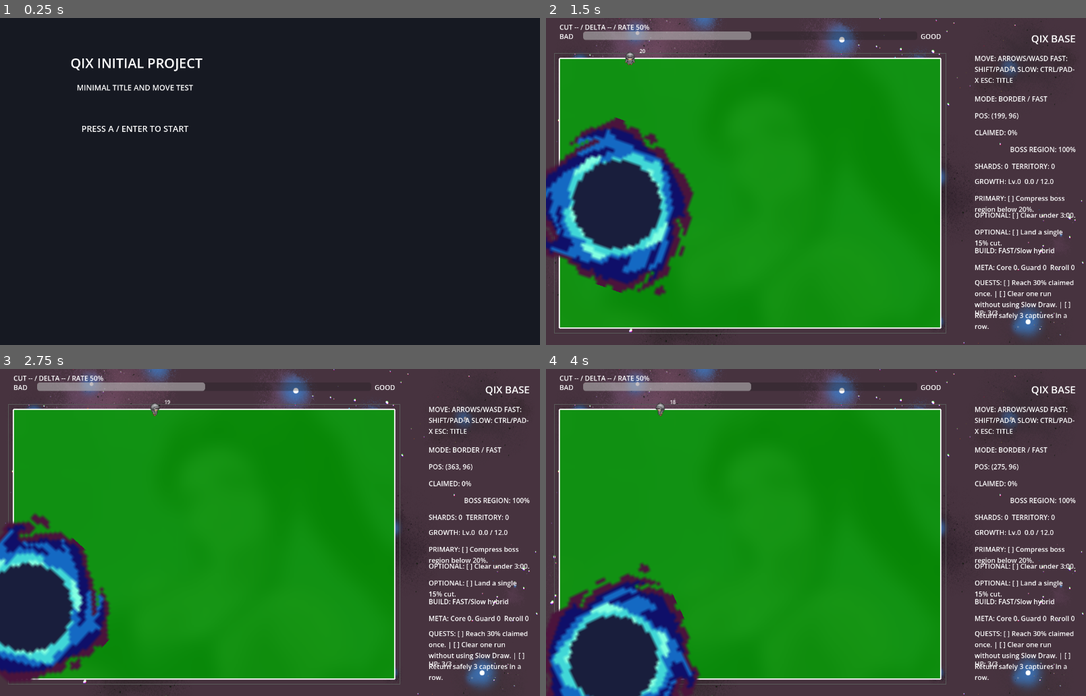
Above: before the commit, frames 1-4 (two rows, left to right).
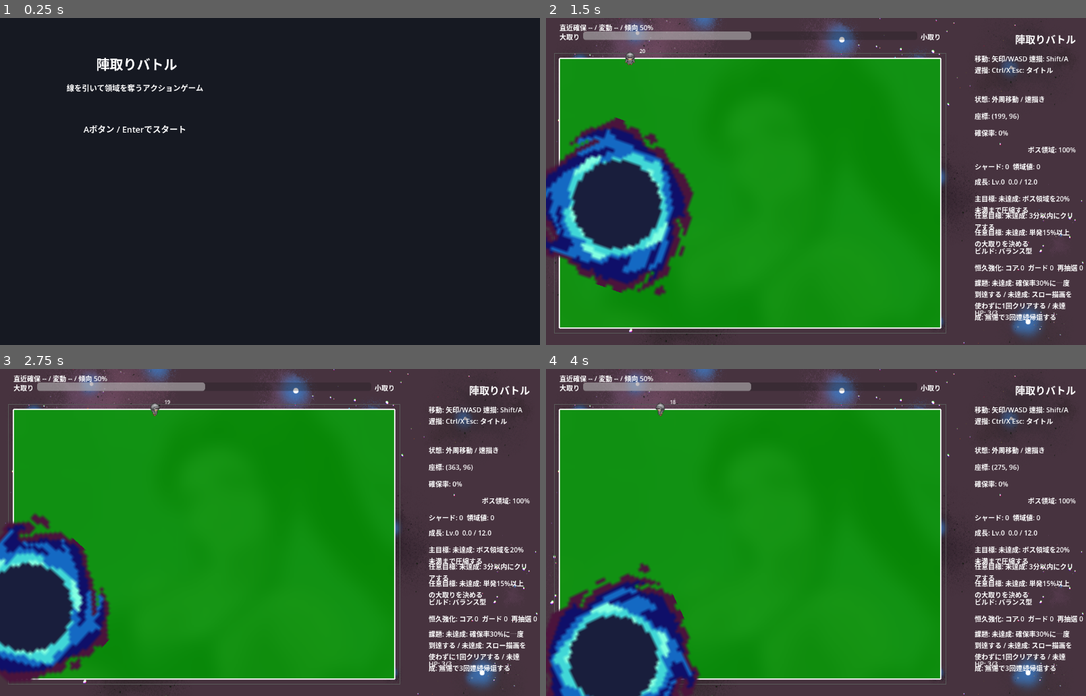
Above: after the commit, the same moments.

Repository: goenc/qix-project
Game: Godot game, scene res://scenes/title_main.tscn
The game is run twice, just before and just after one commit, with the same random seed, the same clock (stepped at 60 frames per second) and the same inputs.
Inputs (mouse positions are in pixels of both pictures, inside the frame that each line leads up to):
- Up to frame 1 (0.25 s): no input
- Up to frame 2 (1.5 s): tap A at 0.5 s; move the mouse to (934, 165) at 0.52 s; hold Right (move_right) 0.53-1.28 s; tap Shift (qix_draw) at 0.6 s; click (934, 165) at 0.67 s; tap Space at 0.77 s; tap Enter (qix_start) at 1.25, 1.35 s; move the mouse to (708, 197) at 1.27 s; hold Down (move_down) from 1.28 s (still down)
- Up to frame 3 (2.75 s): tap Space at 1.52 s; move the mouse to (324, 460) at 2.02 s; release Down (move_down) at 2.03 s; hold Right (move_right) from 2.03 s (still down); tap Enter (qix_start) at 2.1 s
- Up to frame 4 (4 s): move the mouse to (789, 597) at 2.77 s; release Right (move_right) at 2.78 s; hold Up (move_up) 2.78-3.53 s; tap 1 at 2.85 s; click (789, 597) at 2.92 s; tap Space at 3.02, 3.77 s; move the mouse to (978, 581) at 3.52 s; hold Left (move_left) from 3.53 s (still down); tap 2 at 3.6 s

The runs differ from the first frame. In frame 1, 1.1% of the frame differs, in the area x 12-38%, y 12-36%; in frame 2, 4.3%; in frame 3, 4.3%, in the area x 2-100%, y 1-96%; in frame 4, 4.3%.

Commit message:
ゲーム内表示を日本語表記へ統一
・アップグレード名と説明文を日本語へ変更
・ゲーム内HUDと強化画面と評価表示を日本語へ変更
・タイトル画面とステージ選択画面の表記を日本語へ変更
・godot と godot_console で通常起動と base_main 直接起動の確認を実施

Diff:
--- a/scenes/base_main.tscn
+++ b/scenes/base_main.tscn
@@ -47,13 +47,13 @@
 [node name="CutRatingSummaryLabel" type="Label" parent="Ui/Root/CutRatingArea"]
 offset_right = 904.0
 offset_bottom = 18.0
-text = "CUT -- / DELTA -- / RATE 50%"
+text = "直近確保 -- / 変動 -- / 傾向 50%"
 
 [node name="CutRatingBadLabel" type="Label" parent="Ui/Root/CutRatingArea"]
 offset_top = 22.0
 offset_right = 48.0
 offset_bottom = 42.0
-text = "BAD"
+text = "大取り"
 
 [node name="CutRatingBar" type="ProgressBar" parent="Ui/Root/CutRatingArea"]
 offset_left = 56.0
@@ -71,7 +71,7 @@
 offset_right = 904.0
 offset_bottom = 42.0
 horizontal_alignment = 2
-text = "GOOD"
+text = "小取り"
 
 [node name="TitleLabel" type="Label" parent="Ui/Root"]
 anchor_left = 1.0
@@ -82,7 +82,7 @@
 offset_bottom = 64.0
 theme_override_font_sizes/font_size = 24
 horizontal_alignment = 2
-text = "QIX BASE"
+text = "陣取りバトル"
 
 [node name="HelpLabel" type="Label" parent="Ui/Root"]
 anchor_left = 1.0
@@ -92,7 +92,7 @@
 offset_right = -24.0
 offset_bottom = 144.0
 autowrap_mode = 3
-text = "MOVE: ARROWS/WASD DRAW: SHIFT/PAD-A ESC: TITLE"
+text = "移動: 矢印/WASD 速描: Shift/A 遅描: Ctrl/X Esc: タイトル"
 
 [node name="StateLabel" type="Label" parent="Ui/Root"]
 anchor_left = 1.0
@@ -101,7 +101,7 @@
 offset_top = 180.0
 offset_right = -24.0
 offset_bottom = 208.0
-text = "MODE: BORDER"
+text = "状態: 外周移動"
 
 [node name="PositionLabel" type="Label" parent="Ui/Root"]
 anchor_left = 1.0
@@ -110,7 +110,7 @@
 offset_top = 220.0
 offset_right = -24.0
 offset_bottom = 248.0
-text = "POS: (0, 0)"
+text = "座標: (0, 0)"
 
 [node name="ClaimedLabel" type="Label" parent="Ui/Root"]
 anchor_left = 1.0
@@ -119,7 +119,7 @@
 offset_top = 260.0
 offset_right = -24.0
 offset_bottom = 288.0
-text = "CLAIMED: 0%"
+text = "確保率: 0%"
 
 [node name="BossRegionLabel" type="Label" parent="Ui/Root"]
 anchor_left = 1.0
@@ -129,7 +129,7 @@
 offset_right = -24.0
 offset_bottom = 328.0
 horizontal_alignment = 2
-text = "BOSS REGION: 0%"
+text = "ボス領域: 0%"
 
 [node name="ShardsLabel" type="Label" parent="Ui/Root"]
 anchor_left = 1.0
@@ -138,7 +138,7 @@
 offset_top = 340.0
 offset_right = -24.0
 offset_bottom = 368.0
-text = "SHARDS: 0  TERRITORY: 0"
+text = "シャード: 0  領域値: 0"
 
 [node name="GrowthLabel" type="Label" parent="Ui/Root"]
 anchor_left = 1.0
@@ -147,7 +147,7 @@
 offset_top = 376.0
 offset_right = -24.0
 offset_bottom = 404.0
-text = "GROWTH: Lv.0  0.0 / 12.0"
+text = "成長: Lv.0  0.0 / 12.0"
 
 [node name="ObjectivePrimaryLabel" type="Label" parent="Ui/Root"]
 anchor_left = 1.0
@@ -157,7 +157,7 @@
 offset_right = -24.0
 offset_bottom = 452.0
 autowrap_mode = 3
-text = "PRIMARY: [ ] Compress boss region below 20%."
+text = "主目標: 未達成: ボス領域を20%未満まで圧縮する"
 
 [node name="ObjectiveOptional1Label" type="Label" parent="Ui/Root"]
 anchor_left = 1.0
@@ -167,7 +167,7 @@
 offset_right = -24.0
 offset_bottom = 492.0
 autowrap_mode = 3
-text = "OPTIONAL: [ ] Clear under 3:00."
+text = "任意目標: 未達成: 3分以内にクリアする"
 
 [node name="ObjectiveOptional2Label" type="Label" parent="Ui/Root"]
 anchor_left = 1.0
@@ -177,7 +177,7 @@
 offset_right = -24.0
 offset_bottom = 532.0
 autowrap_mode = 3
-text = "OPTIONAL: [ ] Land a single 15% cut."
+text = "任意目標: 未達成: 単発15%以上の大取りを決める"
 
 [node name="BuildLabel" type="Label" parent="Ui/Root"]
 anchor_left = 1.0
@@ -187,7 +187,7 @@
 offset_right = -24.0
 offset_bottom = 576.0
 autowrap_mode = 3
-text = "BUILD: FAST/Slow hybrid"
+text = "ビルド: バランス型"
 
 [node name="MetaLabel" type="Label" parent="Ui/Root"]
 anchor_left = 1.0
@@ -196,7 +196,7 @@
 offset_top = 580.0
 offset_right = -24.0
 offset_bottom = 608.0
-text = "META: Core 0  Guard 0  Reroll 0"
+text = "恒久強化: コア 0  ガード 0  再抽選 0"
 
 [node name="QuestLabel" type="Label" parent="Ui/Root"]
 anchor_left = 1.0
@@ -206,7 +206,7 @@
 offset_right = -24.0
 offset_bottom = 680.0
 autowrap_mode = 3
-text = "QUESTS:"
+text = "課題:"
 
 [node name="HpLabel" type="Label" parent="Ui/Root"]
 anchor_left = 1.0
@@ -248,7 +248,7 @@
 offset_bottom = 60.0
 theme_override_font_sizes/font_size = 28
 horizontal_alignment = 1
-text = "UPGRADE DRAFT"
+text = "強化選択"
 
 [node name="UpgradeHintLabel" type="Label" parent="Ui/Root/UpgradeOverlay"]
 offset_left = 48.0
@@ -256,7 +256,7 @@
 offset_right = 752.0
 offset_bottom = 108.0
 horizontal_alignment = 1
-text = "Pick one to keep the run moving."
+text = "1つ選ぶとプレイに戻ります。"
 
 [node name="UpgradeChoice1Label" type="Label" parent="Ui/Root/UpgradeOverlay"]
 offset_left = 56.0
@@ -265,7 +265,7 @@
 offset_bottom = 228.0
 autowrap_mode = 3
 theme_override_font_sizes/font_size = 22
-text = "1. FAST ROUTE"
+text = "1. 速攻ルート"
 
 [node name="UpgradeChoice2Label" type="Label" parent="Ui/Root/UpgradeOverlay"]
 offset_left = 56.0
@@ -274,7 +274,7 @@
 offset_bottom = 332.0
 autowrap_mode = 3
 theme_override_font_sizes/font_size = 22
-text = "2. SLOW PRESSURE"
+text = "2. 重圧ライン"
 
 [node name="UpgradeChoice3Label" type="Label" parent="Ui/Root/UpgradeOverlay"]
 offset_left = 56.0
@@ -283,7 +283,7 @@
 offset_bottom = 436.0
 autowrap_mode = 3
 theme_override_font_sizes/font_size = 22
-text = "3. LINE GUARD"
+text = "3. ラインガード"
 
 [node name="UpgradeMetaLabel" type="Label" parent="Ui/Root/UpgradeOverlay"]
 offset_left = 56.0
@@ -291,4 +291,4 @@
 offset_right = 744.0
 offset_bottom = 500.0
 horizontal_alignment = 1
-text = "REROLL: 0  GUARD: 0"
+text = "再抽選: 0  ガード: 0"
--- a/scenes/ui/stage_select.tscn
+++ b/scenes/ui/stage_select.tscn
@@ -34,7 +34,7 @@
 offset_bottom = 118.0
 theme_override_font_sizes/font_size = 34
 horizontal_alignment = 1
-text = "STAGE SELECT"
+text = "ステージ選択"
 
 [node name="SubLabel" type="Label" parent="Root"]
 offset_left = 0.0
@@ -43,7 +43,7 @@
 offset_bottom = 156.0
 theme_override_font_sizes/font_size = 18
 horizontal_alignment = 1
-text = "MOVE TO A STAGE AND PRESS ACCEPT"
+text = "遊びたいステージを選んで決定してください"
 
 [node name="FooterLabel" type="Label" parent="Root"]
 offset_left = 0.0
@@ -52,7 +52,7 @@
 offset_bottom = 692.0
 theme_override_font_sizes/font_size = 18
 horizontal_alignment = 1
-text = "MOVE: ARROWS / WASD  ACCEPT: START STAGE 1  ESC: TITLE"
+text = "移動: 矢印 / WASD  決定: ステージ開始  Esc: タイトル"
 
 [node name="StageCard1" type="ColorRect" parent="Root"]
 offset_left = 160.0
@@ -68,7 +68,7 @@
 offset_right = 250.0
 offset_bottom = 48.0
 theme_override_font_sizes/font_size = 28
-text = "STAGE 1"
+text = "ステージ 1"
 
 [node name="StatusLabel" type="Label" parent="Root/StageCard1"]
 offset_left = 300.0
@@ -77,7 +77,7 @@
 offset_bottom = 44.0
 theme_override_font_sizes/font_size = 18
 horizontal_alignment = 2
-text = "READY"
+text = "挑戦可能"
 
 [node name="DetailLabel" type="Label" parent="Root/StageCard1"]
 offset_left = 24.0
@@ -86,7 +86,7 @@
 offset_bottom = 106.0
 theme_override_font_sizes/font_size = 17
 autowrap_mode = 3
-text = "PLAYABLE / BASE MAIN"
+text = "プレイ可能 / 基本モード"
 
 [node name="StageCard2" type="ColorRect" parent="Root"]
 offset_left = 670.0
@@ -102,7 +102,7 @@
 offset_right = 250.0
 offset_bottom = 48.0
 theme_override_font_sizes/font_size = 28
-text = "STAGE 2"
+text = "ステージ 2"
 
 [node name="StatusLabel" type="Label" parent="Root/StageCard2"]
 offset_left = 300.0
@@ -120,7 +120,7 @@
 offset_bottom = 106.0
 theme_override_font_sizes/font_size = 17
 autowrap_mode = 3
-text = "UNIMPLEMENTED MOCK"
+text = "未実装のモックです"
 
 [node name="StageCard3" type="ColorRect" parent="Root"]
 offset_left = 160.0
@@ -136,7 +136,7 @@
 offset_right = 250.0
 offset_bottom = 48.0
 theme_override_font_sizes/font_size = 28
-text = "STAGE 3"
+text = "ステージ 3"
 
 [node name="StatusLabel" type="Label" parent="Root/StageCard3"]
 offset_left = 300.0
@@ -154,7 +154,7 @@
 offset_bottom = 106.0
 theme_override_font_sizes/font_size = 17
 autowrap_mode = 3
-text = "UNIMPLEMENTED MOCK"
+text = "未実装のモックです"
 
 [node name="StageCard4" type="ColorRect" parent="Root"]
 offset_left = 670.0
@@ -170,7 +170,7 @@
 offset_right = 250.0
 offset_bottom = 48.0
 theme_override_font_sizes/font_size = 28
-text = "STAGE 4"
+text = "ステージ 4"
 
 [node name="StatusLabel" type="Label" parent="Root/StageCard4"]
 offset_left = 300.0
@@ -188,4 +188,4 @@
 offset_bottom = 106.0
 theme_override_font_sizes/font_size = 17
 autowrap_mode = 3
-text = "UNIMPLEMENTED MOCK"
+text = "未実装のモックです"
--- a/scenes/ui/title.tscn
+++ b/scenes/ui/title.tscn
@@ -32,7 +32,7 @@
 offset_right = 532.0
 offset_bottom = 132.0
 theme_override_font_sizes/font_size = 32
-text = "QIX INITIAL PROJECT"
+text = "陣取りバトル"
 horizontal_alignment = 1
 
 [node name="SubLabel" type="Label" parent="Root"]
@@ -41,7 +41,7 @@
 offset_right = 512.0
 offset_bottom = 196.0
 theme_override_font_sizes/font_size = 18
-text = "MINIMAL TITLE AND MOVE TEST"
+text = "線を引いて領域を奪うアクションゲーム"
 horizontal_alignment = 1
 
 [node name="Prompt" type="Label" parent="Root"]
@@ -50,5 +50,5 @@
 offset_right = 488.0
 offset_bottom = 286.0
 theme_override_font_sizes/font_size = 20
-text = "PRESS ACCEPT TO START"
+text = "Aボタン / Enterでスタート"
 horizontal_alignment = 1
--- a/scripts/game/services/base_main_cut_rating_service.gd
+++ b/scripts/game/services/base_main_cut_rating_service.gd
@@ -5,8 +5,8 @@
 const MIN_VALUE := 0
 const MAX_VALUE := 100
 const BAR_BAND_HEIGHT := 56.0
-const BAD_LABEL := "BAD"
-const GOOD_LABEL := "GOOD"
+const BAD_LABEL := "大取り"
+const GOOD_LABEL := "小取り"
 const CUT_DELTA_RULES := [
 	{"min_percent": 0.0, "max_percent": 5.0, "delta": 2},
 	{"min_percent": 5.0, "max_percent": 10.0, "delta": 1},
--- a/scripts/game/services/base_main_hud_service.gd
+++ b/scripts/game/services/base_main_hud_service.gd
@@ -21,47 +21,47 @@
 	update_hp_label()
 
 	if _main.game_over:
-		_main.state_label.text = "MODE: GAME OVER"
-		_main.result_label.text = "GAME OVER"
-		_main.help_label.text = "ESC: TITLE"
+		_main.state_label.text = "状態: ゲームオーバー"
+		_main.result_label.text = "ゲームオーバー"
+		_main.help_label.text = "Esc: タイトルへ戻る"
 		if is_instance_valid(_main.base_player):
 			sync_position(_main.base_player.position)
 		else:
-			_main.position_label.text = "POS: (-, -)"
+			_main.position_label.text = "座標: (-, -)"
 		return
 
 	if _main.game_clear:
-		_main.state_label.text = "MODE: GAME CLEAR"
-		_main.result_label.text = "GAME CLEAR"
-		_main.help_label.text = "ESC: TITLE"
+		_main.state_label.text = "状態: クリア"
+		_main.result_label.text = "ゲームクリア"
+		_main.help_label.text = "Esc: タイトルへ戻る"
 		if is_instance_valid(_main.base_player):
 			sync_position(_main.base_player.position)
 		else:
-			_main.position_label.text = "POS: (-, -)"
+			_main.position_label.text = "座標: (-, -)"
 		return
 
 	if _main.is_upgrade_draft_active():
-		_main.state_label.text = "MODE: UPGRADE"
-		_main.result_label.text = "SELECT AN UPGRADE"
-		_main.help_label.text = "MOVE: ARROWS/WASD FAST: SHIFT/PAD-A SLOW: CTRL/PAD-X 1-3: PICK R: REROLL ESC: TITLE"
+		_main.state_label.text = "状態: 強化選択"
+		_main.result_label.text = "強化を1つ選択"
+		_main.help_label.text = "移動: 矢印/WASD 速描: Shift/A 遅描: Ctrl/X 1-3: 決定 R: 再抽選 Esc: タイトル"
 		if is_instance_valid(_main.base_player):
 			sync_position(_main.base_player.position)
 		else:
-			_main.position_label.text = "POS: (-, -)"
+			_main.position_label.text = "座標: (-, -)"
 		return
 
 	if _main.get_tree().paused:
-		_main.state_label.text = "MODE: PAUSED"
-		_main.position_label.text = "POS: (-, -)"
+		_main.state_label.text = "状態: 一時停止"
+		_main.position_label.text = "座標: (-, -)"
 		_main.result_label.text = ""
-		_main.help_label.text = "MOVE: ARROWS/WASD FAST: SHIFT/PAD-A SLOW: CTRL/PAD-X ESC: TITLE"
+		_main.help_label.text = "移動: 矢印/WASD 速描: Shift/A 遅描: Ctrl/X Esc: タイトル"
 		return
 
 	if !is_instance_valid(_main.base_player):
-		_main.state_label.text = "MODE: BORDER"
-		_main.position_label.text = "POS: (-, -)"
+		_main.state_label.text = "状態: 外周"
+		_main.position_label.text = "座標: (-, -)"
 		_main.result_label.text = ""
-		_main.help_label.text = "MOVE: ARROWS/WASD FAST: SHIFT/PAD-A SLOW: CTRL/PAD-X ESC: TITLE"
+		_main.help_label.text = "移動: 矢印/WASD 速描: Shift/A 遅描: Ctrl/X Esc: タイトル"
 		return
 
 	var status: Dictionary = _main.base_player.get_debug_status()
@@ -73,11 +73,11 @@
 	if _main == null:
 		return
 	if _main.show_area_percent_labels:
-		_main.claimed_label.text = "CLAIMED: %d%%" % int(round(_main.claimed_ratio_cached * 100.0))
-		_main.boss_region_label.text = "BOSS REGION: %d%%" % int(round(_main.boss_region_ratio_cached * 100.0))
-		return
-	_main.claimed_label.text = "CLAIMED: OFF"
-	_main.boss_region_label.text = "BOSS REGION: OFF"
+		_main.claimed_label.text = "確保率: %d%%" % int(round(_main.claimed_ratio_cached * 100.0))
+		_main.boss_region_label.text = "ボス領域: %d%%" % int(round(_main.boss_region_ratio_cached * 100.0))
+		return
+	_main.claimed_label.text = "確保率: 非表示"
+	_main.boss_region_label.text = "ボス領域: 非表示"
 
 
 func sync_cut_rating_bar() -> void:
@@ -127,17 +127,17 @@
 		sync()
 		return
 
-	var mode_text := str(status.get("mode_text", "BORDER"))
-	var draw_mode := str(status.get("draw_mode", "FAST"))
-	_main.state_label.text = "MODE: %s / %s" % [mode_text, draw_mode]
+	var mode_text := _localize_mode_text(str(status.get("mode_text", "BORDER")))
+	var draw_mode := _localize_draw_mode_text(str(status.get("draw_mode", "FAST")))
+	_main.state_label.text = "状態: %s / %s" % [mode_text, draw_mode]
 	_main.result_label.text = ""
-	_main.help_label.text = "MOVE: ARROWS/WASD FAST: SHIFT/PAD-A SLOW: CTRL/PAD-X ESC: TITLE"
+	_main.help_label.text = "移動: 矢印/WASD 速描: Shift/A 遅描: Ctrl/X Esc: タイトル"
 
 
 func sync_position(current_position: Vector2) -> void:
 	if _main == null:
 		return
-	_main.position_label.text = "POS: (%d, %d)" % [
+	_main.position_label.text = "座標: (%d, %d)" % [
 		int(round(current_position.x)),
 		int(round(current_position.y))
 	]
@@ -147,21 +147,21 @@
 	if _main == null:
 		return
 	var snapshot: Dictionary = _main.get_run_progress_hud_snapshot()
-	_main.shards_label.text = "SHARDS: %d  TERRITORY: %d" % [
+	_main.shards_label.text = "シャード: %d  領域値: %d" % [
 		int(snapshot.get("shards", 0)),
 		int(snapshot.get("territory", 0))
 	]
-	_main.growth_label.text = "GROWTH: Lv.%d  %.1f / %.1f" % [
+	_main.growth_label.text = "成長: Lv.%d  %.1f / %.1f" % [
 		int(snapshot.get("run_level", 0)),
 		float(snapshot.get("growth_progress", 0.0)),
 		float(snapshot.get("next_growth_threshold", 0.0))
 	]
-	_main.objective_primary_label.text = "PRIMARY: %s" % str(snapshot.get("primary_objective", "[ ] Compress boss region below 20%."))
-	_main.objective_optional_1_label.text = "OPTIONAL: %s" % str(snapshot.get("optional_objective_1", "[ ] Clear under 3:00."))
-	_main.objective_optional_2_label.text = "OPTIONAL: %s" % str(snapshot.get("optional_objective_2", "[ ] Land a single 15% cut."))
-	_main.build_label.text = str(snapshot.get("build_summary", "BUILD: FAST/Slow hybrid"))
-	_main.meta_label.text = "%s" % str(snapshot.get("meta_summary", "META: Core 0  Guard 0  Reroll 0"))
-	_main.quest_label.text = "QUESTS: %s" % str(snapshot.get("quest_summary", ""))
+	_main.objective_primary_label.text = "主目標: %s" % str(snapshot.get("primary_objective", "未達成: ボス領域を20%未満まで圧縮する"))
+	_main.objective_optional_1_label.text = "任意目標: %s" % str(snapshot.get("optional_objective_1", "未達成: 3分以内にクリアする"))
+	_main.objective_optional_2_label.text = "任意目標: %s" % str(snapshot.get("optional_objective_2", "未達成: 単発15%以上の大取りを決める"))
+	_main.build_label.text = str(snapshot.get("build_summary", "ビルド: バランス型"))
+	_main.meta_label.text = "%s" % str(snapshot.get("meta_summary", "恒久強化: コア 0  ガード 0  再抽選 0"))
+	_main.quest_label.text = "課題: %s" % str(snapshot.get("quest_summary", ""))
 
 
 func sync_upgrade_overlay() -> void:
@@ -185,15 +185,15 @@
 			var choice: Dictionary = choices[index]
 			label.text = "%d. %s\n%s" % [
 				index + 1,
-				str(choice.get("title", "UPGRADE")),
+				str(choice.get("title", "強化")),
 				str(choice.get("description", ""))
 			]
 		else:
 			label.text = "%d. --" % [index + 1]
-	_main.upgrade_title_label.text = "UPGRADE DRAFT"
-	_main.upgrade_hint_label.text = "Pick one to keep the run moving."
+	_main.upgrade_title_label.text = "強化選択"
+	_main.upgrade_hint_label.text = "1つ選ぶとプレイに戻ります。"
 	var snapshot: Dictionary = _main.get_run_progress_hud_snapshot()
-	_main.upgrade_meta_label.text = "REROLL: %d  GUARD: %d" % [
+	_main.upgrade_meta_label.text = "再抽選: %d  ガード: %d" % [
 		int(snapshot.get("reroll_charges", 0)),
 		int(snapshot.get("guard_charges", 0))
 	]
@@ -202,13 +202,27 @@
 func _build_cut_rating_summary_text() -> String:
 	var rate_text := "%d%%" % _main.current_cut_rating_value
 	if !_main.has_cut_rating_update:
-		return "CUT -- / DELTA -- / RATE %s" % rate_text
-
-	return "CUT %.1f%% / DELTA %s / RATE %s" % [
+		return "直近確保 -- / 変動 -- / 傾向 %s" % rate_text
+
+	return "直近確保 %.1f%% / 変動 %s / 傾向 %s" % [
 		_main.last_single_capture_percent,
 		_format_cut_rating_delta(_main.last_cut_rating_delta),
 		rate_text
 	]
+
+
+func _localize_mode_text(mode_text: String) -> String:
+	match mode_text:
+		"DRAWING":
+			return "描画中"
+		"REWINDING":
+			return "巻き戻し"
+		_:
+			return "外周移動"
+
+
+func _localize_draw_mode_text(draw_mode: String) -> String:
+	return "遅描き" if draw_mode == "SLOW" else "速描き"
 
 
 func _format_cut_rating_delta(delta: int) -> String:
--- a/scripts/game/services/run_progress_service.gd
+++ b/scripts/game/services/run_progress_service.gd
@@ -2,12 +2,12 @@
 class_name RunProgressService
 
 const SAVE_PATH := "user://run_progress.cfg"
-const DEFAULT_PRIMARY_OBJECTIVE := "Compress boss region below 20%."
-const DEFAULT_OPTIONAL_OBJECTIVE_TIME := "Clear under 3:00."
-const DEFAULT_OPTIONAL_OBJECTIVE_BIG_CUT := "Land a single 15% cut."
-const DEFAULT_QUEST_THIRTY := "Reach 30% claimed once."
-const DEFAULT_QUEST_FAST_ONLY := "Clear one run without using Slow Draw."
-const DEFAULT_QUEST_STREAK := "Return safely 3 captures in a row."
+const DEFAULT_PRIMARY_OBJECTIVE := "ボス領域を20%未満まで圧縮する"
+const DEFAULT_OPTIONAL_OBJECTIVE_TIME := "3分以内にクリアする"
+const DEFAULT_OPTIONAL_OBJECTIVE_BIG_CUT := "単発15%以上の大取りを決める"
+const DEFAULT_QUEST_THIRTY := "確保率30%に一度到達する"
+const DEFAULT_QUEST_FAST_ONLY := "スロー描画を使わずに1回クリアする"
+const DEFAULT_QUEST_STREAK := "無傷で3回連続帰還する"
 const GROWTH_THRESHOLDS := [12.0, 28.0, 48.0, 72.0, 100.0, 132.0, 168.0]
 
 var _main
@@ -341,9 +341,10 @@
 
 
 func _update_build_summary(upgrade_id: String, rank: int) -> void:
-	var summary_line := "%s Lv.%d" % [upgrade_id.replace("_", " ").to_upper(), rank]
+	var upgrade_name := _get_upgrade_display_name(upgrade_id)
+	var summary_line := "%s Lv.%d" % [upgrade_name, rank]
 	for index in range(current_build_summary.size()):
-		if current_build_summary[index].begins_with(upgrade_id.replace("_", " ").to_upper()):
+		if current_build_summary[index].begins_with(upgrade_name):
 			current_build_summary[index] = summary_line
 			return
 	current_build_summary.append(summary_line)
@@ -353,23 +354,23 @@
 
 func _build_summary_text() -> String:
 	if current_build_summary.is_empty():
-		return "BUILD: FAST/Slow hybrid"
-	return "BUILD: %s" % _join_summary_lines(current_build_summary)
+		return "ビルド: バランス型"
+	return "ビルド: %s" % _join_summary_lines(current_build_summary)
 
 
 func _build_meta_summary_text() -> String:
-	return "META: Core %d  Guard %d  Reroll %d" % [core_data_total, guard_charges, reroll_charges]
+	return "恒久強化: コア %d  ガード %d  再抽選 %d" % [core_data_total, guard_charges, reroll_charges]
 
 
 func _build_quest_summary_text() -> String:
 	var streak_text := _format_objective_text(quest_streak_completed, DEFAULT_QUEST_STREAK)
 	var fast_only_text := _format_objective_text(quest_fast_only_completed, DEFAULT_QUEST_FAST_ONLY)
 	var claim_text := _format_objective_text(quest_claimed_thirty_completed, DEFAULT_QUEST_THIRTY)
-	return "%s | %s | %s" % [claim_text, fast_only_text, streak_text]
+	return "%s / %s / %s" % [claim_text, fast_only_text, streak_text]
 
 
 func _format_objective_text(completed: bool, label: String) -> String:
-	return "[OK] %s" % label if completed else "[ ] %s" % label
+	return "達成: %s" % label if completed else "未達成: %s" % label
 
 
 func _award_core_data(amount: int) -> void:
@@ -412,6 +413,30 @@
 	var result := ""
 	for index in range(lines.size()):
 		if index > 0:
-			result += ", "
+			result += " / "
 		result += lines[index]
 	return result
+
+
+func _get_upgrade_display_name(upgrade_id: String) -> String:
+	match upgrade_id:
+		"fast_speed":
+			return "速攻ルート"
+		"slow_power":
+			return "重圧ライン"
+		"guard_charge":
+			return "ラインガード"
+		"growth_discount":
+			return "集中維持"
+		"top_outline_boost":
+			return "上辺猶予"
+		"small_chain_bonus":
+			return "連続小取り"
+		"large_cut_bonus":
+			return "大取り報酬"
+		"reroll_charge":
+			return "再抽選"
+		"streak_bonus":
+			return "無傷テンポ"
+		_:
+			return "強化"
--- a/scripts/game/services/upgrade_draft_service.gd
+++ b/scripts/game/services/upgrade_draft_service.gd
@@ -4,56 +4,56 @@
 const UPGRADE_POOL := [
 	{
 		"id": "fast_speed",
-		"title": "FAST ROUTE",
-		"description": "Fast Draw speed +12% and shard gain +10%.",
+		"title": "速攻ルート",
+		"description": "ファスト描画速度が12%上がり、シャード獲得量が10%増えます。",
 		"max_rank": 3
 	},
 	{
 		"id": "slow_power",
-		"title": "SLOW PRESSURE",
-		"description": "Slow Draw speed +8% and boss squeeze reward +20%.",
+		"title": "重圧ライン",
+		"description": "スロー描画速度が8%上がり、ボス圧縮報酬が20%増えます。",
 		"max_rank": 3
 	},
 	{
 		"id": "guard_charge",
-		"title": "LINE GUARD",
-		"description": "Gain 1 guard charge that blocks one boss hit.",
+		"title": "ラインガード",
+		"description": "ボスの接触を1回だけ防ぐガードを1つ得ます。",
 		"max_rank": 3
 	},
 	{
 		"id": "growth_discount",
-		"title": "FLOW STATE",
-		"description": "Next growth thresholds become 10% cheaper.",
+		"title": "集中維持",
+		"description": "次回以降の成長に必要な量が10%軽くなります。",
 		"max_rank": 2
 	},
 	{
 		"id": "top_outline_boost",
-		"title": "TOP WINDOW",
-		"description": "Top border grace +4 seconds.",
+		"title": "上辺猶予",
+		"description": "上辺の安全時間が4秒伸びます。",
 		"max_rank": 3
 	},
 	{
 		"id": "small_chain_bonus",
-		"title": "CHAIN CUTS",
-		"description": "Small safe captures gain more shards and growth.",
+		"title": "連続小取り",
+		"description": "小さく安全な確保で得られるシャードと成長量が増えます。",
 		"max_rank": 3
 	},
 	{
 		"id": "large_cut_bonus",
-		"title": "BIG CLAIM",
-		"description": "Large captures gain more shards and territory.",
+		"title": "大取り報酬",
+		"description": "大きな確保で得られるシャードと領域値が増えます。",
 		"max_rank": 3
 	},
 	{
 		"id": "reroll_charge",
-		"title": "SIGNAL RESET",
-		"description": "Gain 1 reroll for future upgrade drafts.",
+		"title": "再抽選",
+		"description": "次回以降の強化選択で使える再抽選回数を1つ得ます。",
 		"max_rank": 2
 	},
 	{
 		"id": "streak_bonus",
-		"title": "NO HIT RHYTHM",
-		"description": "No-damage capture streaks give more growth and shards.",
+		"title": "無傷テンポ",
+		"description": "無傷での連続確保時に成長量とシャード獲得量が増えます。",
 		"max_rank": 3
 	}
 ]
--- a/scripts/ui/stage_select.gd
+++ b/scripts/ui/stage_select.gd
@@ -63,7 +63,7 @@
 	var stage_label: Label = card.get("title") as Label
 	var status_label: Label = card.get("status") as Label
 	var detail_label: Label = card.get("detail") as Label
-	var stage_title := str(entry.get("title", "STAGE"))
+	var stage_title := str(entry.get("title", "ステージ"))
 	var available := bool(entry.get("available", false))
 	var detail_text := str(entry.get("detail_text", ""))
 
@@ -73,11 +73,11 @@
 	if available:
 		if selected:
 			card_root.color = Color(0.20, 0.34, 0.20, 0.96)
-			status_label.text = "SELECTED"
+			status_label.text = "選択中"
 			status_label.add_theme_color_override("font_color", Color(0.95, 1.0, 0.75))
 		else:
 			card_root.color = Color(0.12, 0.22, 0.14, 0.90)
-			status_label.text = "READY"
+			status_label.text = "挑戦可能"
 			status_label.add_theme_color_override("font_color", Color(0.78, 0.98, 0.78))
 	else:
 		if selected:
--- a/scripts/ui/stage_select_main.gd
+++ b/scripts/ui/stage_select_main.gd
@@ -6,28 +6,28 @@
 const STAGE_ENTRIES: Array[Dictionary] = [
 	{
 		"stage_id": 1,
-		"title": "STAGE 1",
+		"title": "ステージ 1",
 		"available": true,
 		"scene_path": "res://scenes/base_main.tscn",
-		"detail_text": "PLAYABLE / BASE MAIN"
+		"detail_text": "プレイ可能 / 基本モード"
 	},
 	{
 		"stage_id": 2,
-		"title": "STAGE 2",
+		"title": "ステージ 2",
 		"available": false,
 		"scene_path": "",
 		"detail_text": "未実装のモックです"
 	},
 	{
 		"stage_id": 3,
-		"title": "STAGE 3",
+		"title": "ステージ 3",
 		"available": false,
 		"scene_path": "",
 		"detail_text": "未実装のモックです"
 	},
 	{
 		"stage_id": 4,
-		"title": "STAGE 4",
+		"title": "ステージ 4",
 		"available": false,
 		"scene_path": "",
 		"detail_text": "未実装のモックです"
--- a/scripts/ui/title.gd
+++ b/scripts/ui/title.gd
@@ -17,4 +17,4 @@
 	visible = active
 	root.visible = active
 	if active:
-		prompt.text = "PRESS A / ENTER TO START"
+		prompt.text = "Aボタン / Enterでスタート"
Not shown, changed: runtime/commit_message.md
